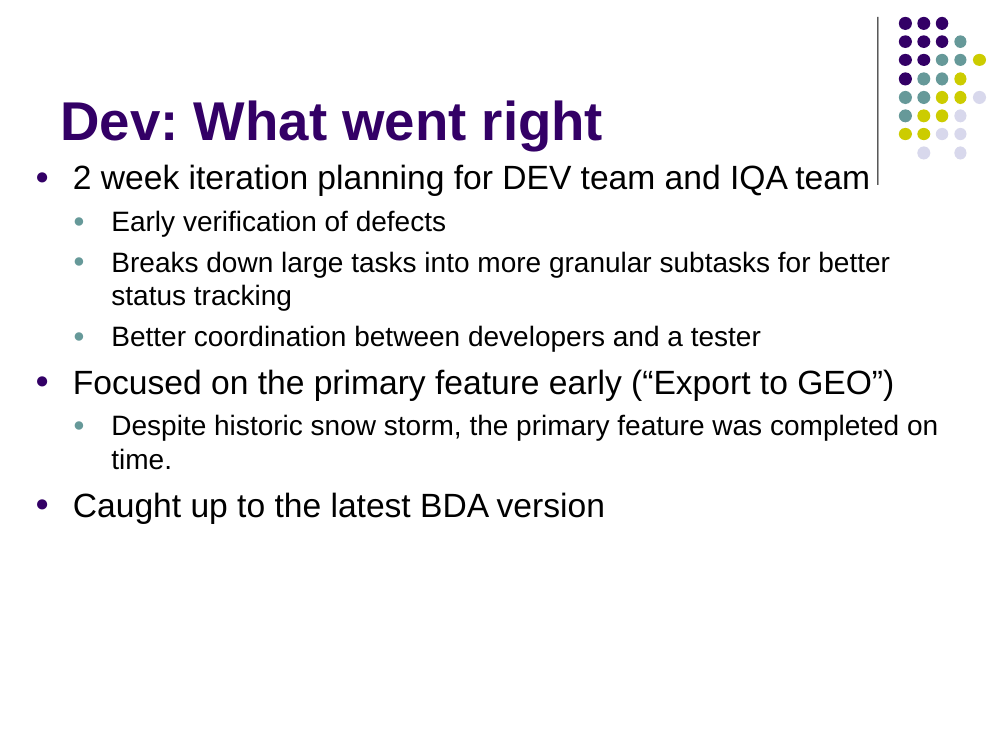
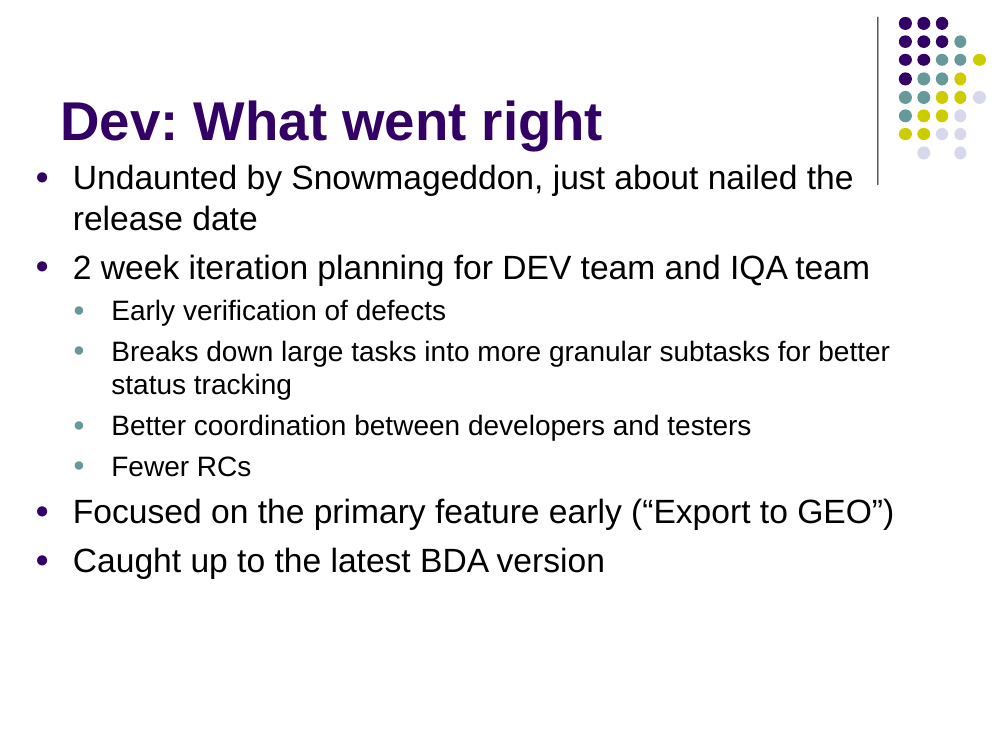
Before and after one commit to NCIP/caarray-docs, a slide deck: slide 8 of project_management/reports/2.3.1_project_portmortem.ppt. Drawn at 1008x756 pixels with LibreOffice and Linux fonts; fonts in the diff are those of the drawing. Boxes give left, top, right and bottom in pixels: in the first picture for what was removed or moved away, otherwise in the second. Text is boxed around its words. In the diff, an @@ line names an element or a change of style, - is before the commit and + after.

```diff
--- a/project_management/reports/2.3.1_project_portmortem.ppt
+++ b/project_management/reports/2.3.1_project_portmortem.ppt
@@ text at [73,164,854,231]: paragraph added @@
+● Undaunted by Snowmageddon, just about nailed the release date
@@ text at [111,414,751,477]: text changed @@
-  ● Better coordination between developers and a tester
+  ● Better coordination between developers and testers
+  ● Fewer RCs
@@ text at [111,414,938,470]: paragraph removed @@
-  ● Despite historic snow storm, the primary feature was completed on time.
```
Also in this commit, not shown: 2 other slides changed.
